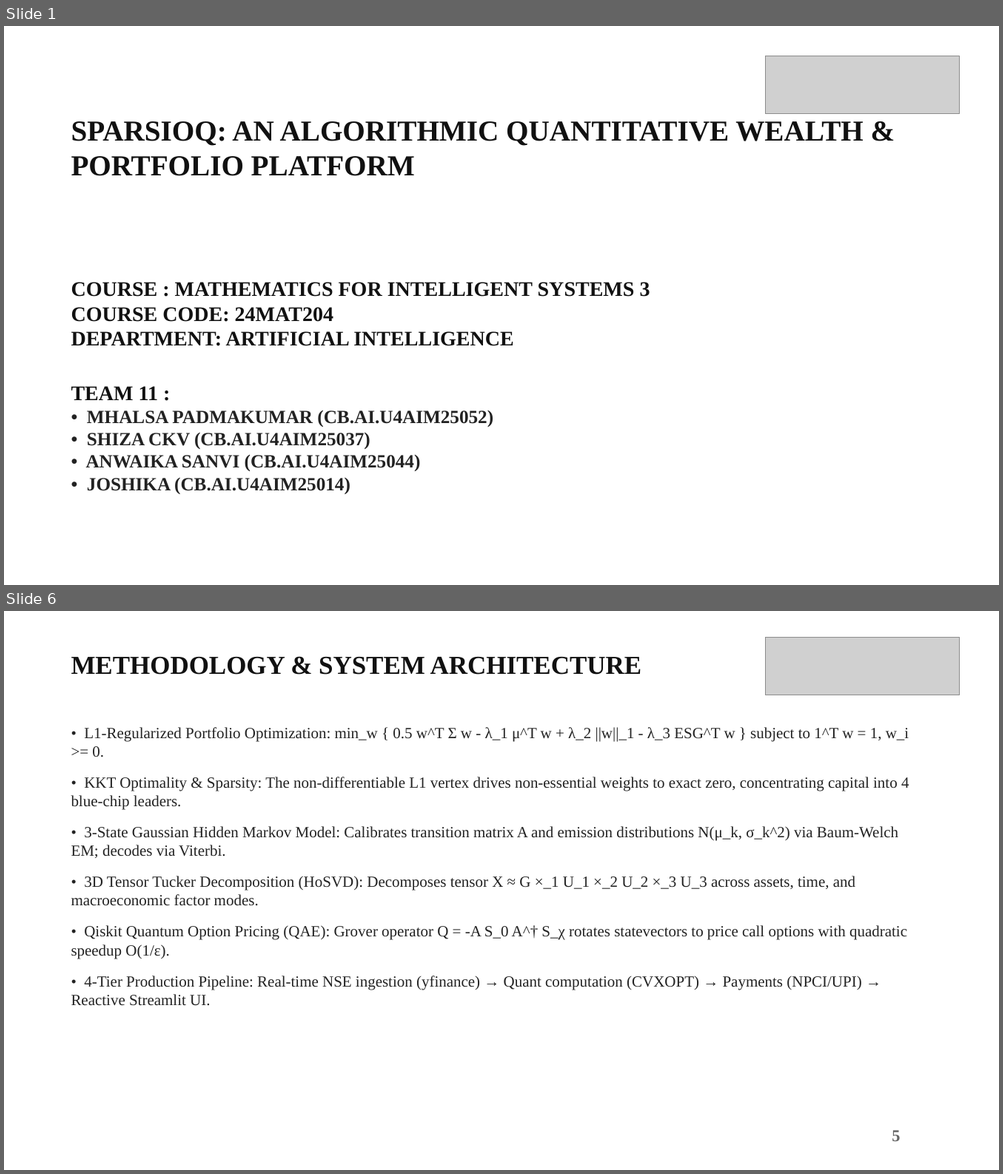
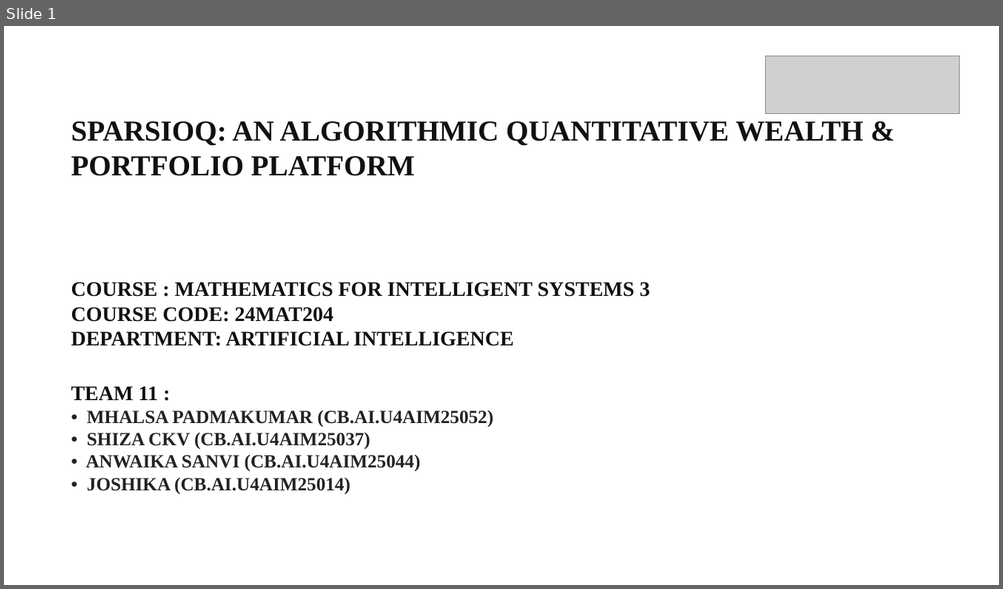
Before and after one commit to mhalsa-aine/SparsioQ-Platform, a slide deck: SparsioQ_Final_Project_Review_Presentation.pptx. Shown one above the other, each under a label of ours: slides 1 and 6 before the commit, slide 1 after it; the slides between them are not shown. The pictures are 1003x1174 and 1003x589 pixels, drawn with LibreOffice and Linux fonts; fonts in the diff are those of the drawing; grey boxes stand for pictures. Boxes give left, top, right and bottom in pixels: in the first picture for what was removed or moved away, otherwise in the second. Text is boxed around its words. In the diff, an @@ line names an element or a change of style, - is before the commit and + after.

```diff
--- a/SparsioQ_Final_Project_Review_Presentation.pptx
+++ b/SparsioQ_Final_Project_Review_Presentation.pptx
@@ slide 6 removed at (x1=4, y1=611, x2=999, y2=1170), background #FFFFFF @@
@@ rectangle removed at (x1=4, y1=611, x2=999, y2=1170) @@
@@ picture removed at (x1=765, y1=637, x2=959, y2=695) @@
@@ text removed at (x1=71, y1=657, x2=641, y2=675) @@
-METHODOLOGY & SYSTEM ARCHITECTURE
@@ text removed at (x1=71, y1=727, x2=908, y2=1006) @@
-• L1-Regularized Portfolio Optimization: min_w { 0.5 w^T Σ w - λ_1 μ^T w + λ_2 ||w||_1 - λ_3 ESG^T w } subject to 1^T w = 1, w_i >= 0.
-• KKT Optimality & Sparsity: The non-differentiable L1 vertex drives non-essential weights to exact zero, concentrating capital into 4 blue-chip leaders.
-• 3-State Gaussian Hidden Markov Model: Calibrates transition matrix A and emission distributions N(μ_k, σ_k^2) via Baum-Welch EM; decodes via Viterbi.
-• 3D Tensor Tucker Decomposition (HoSVD): Decomposes tensor X ≈ G ×_1 U_1 ×_2 U_2 ×_3 U_3 across assets, time, and macroeconomic factor modes.
-• Qiskit Quantum Option Pricing (QAE): Grover operator Q = -A S_0 A^† S_χ rotates statevectors to price call options with quadratic speedup O(1/ε).
-• 4-Tier Production Pipeline: Real-time NSE ingestion (yfinance) → Quant computation (CVXOPT) → Payments (NPCI/UPI) → Reactive Streamlit UI.
@@ text removed at (x1=891, y1=1130, x2=899, y2=1142) @@
-5
```
Also in this commit, not shown: 9 slides changed, 2 slides added, 2 other slides removed.
